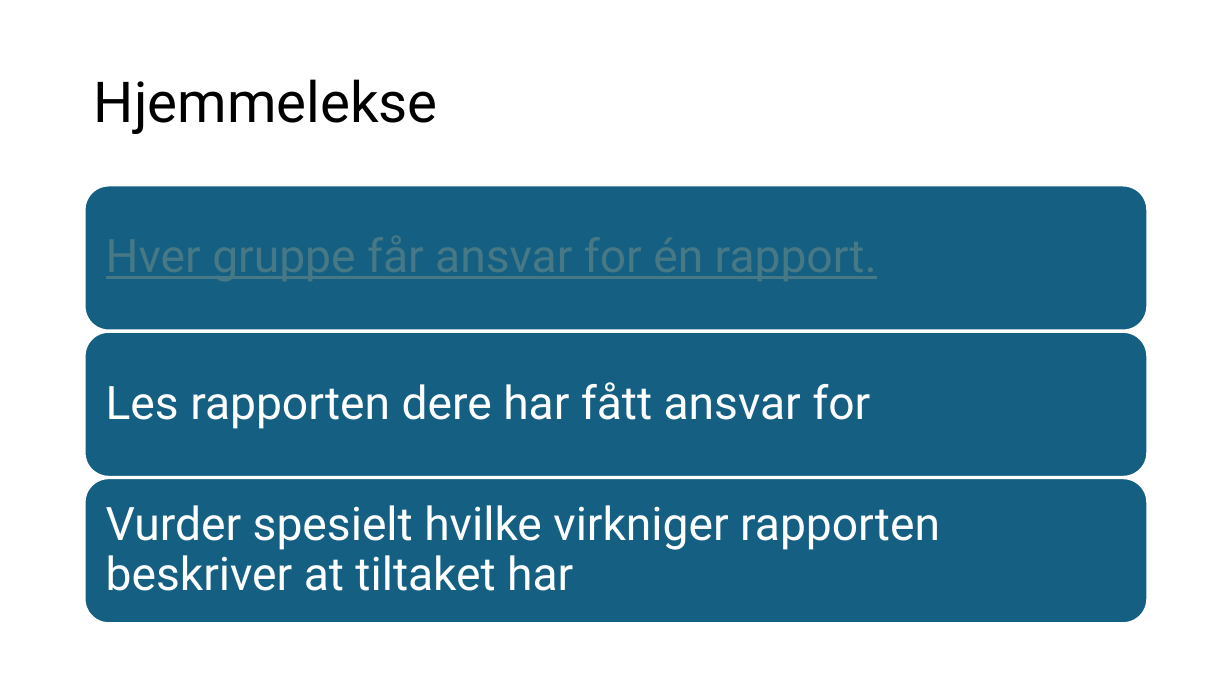
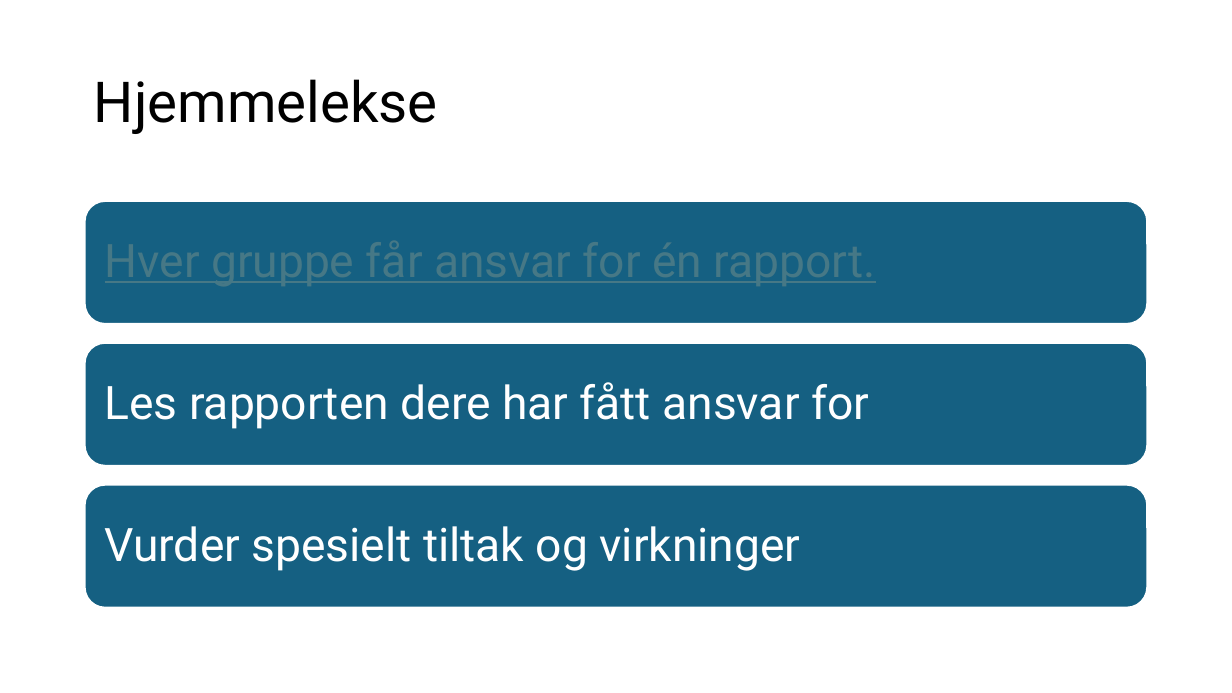
Before and after one commit to uit-sok-2301-h26/uit-sok-2301-h26.github.io, a slide deck: slide 8 of forelesninger/Forelesning 1.pptx. Drawn at 1232x693 pixels with LibreOffice and Linux fonts; fonts in the diff are those of the drawing. Boxes give left, top, right and bottom in pixels: in the first picture for what was removed or moved away, otherwise in the second. Text is boxed around its words. In the diff, an @@ line names an element or a change of style, - is before the commit and + after.

Commit message:
added forelesning 1

```diff
--- a/forelesninger/Forelesning 1.pptx
+++ b/forelesninger/Forelesning 1.pptx
@@ rounded rectangle: place and size @@
-rounded rectangle at (85,186,1148,331)
+rounded rectangle at (85,201,1148,324)
@@ rounded rectangle: place and size @@
-rounded rectangle at (85,332,1148,477)
+rounded rectangle at (85,343,1148,466)
@@ rounded rectangle: place and size @@
-rounded rectangle at (85,479,1148,624)
+rounded rectangle at (85,485,1148,608)
@@ text at (105,526,800,571): text changed @@
-Vurder spesielt hvilke virkniger rapporten beskriver at tiltaket har
+Vurder spesielt tiltak og virkninger
```
